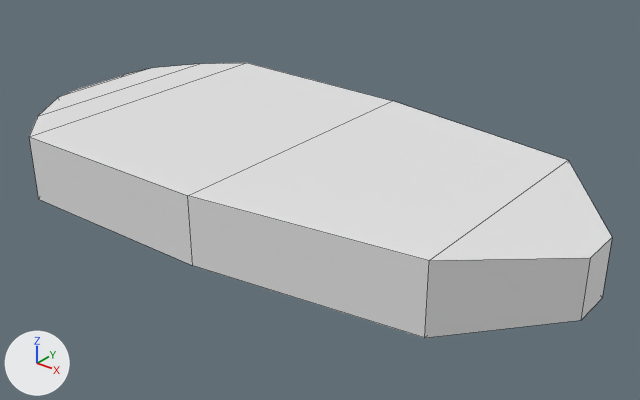
A saved change to the Blender file Assets/Models/VisionZone.blend.
Both versions are drawn from a 50 mm lens placed at (40.0, -29.3, 17.8), pointed at (16.3, 0.3, -0.6). The lights are fixed; the arrows at lower left show +X, +Y and +Z. Mesh edges are drawn as thin lines.

Objects in the first picture: 'VisionZone'.
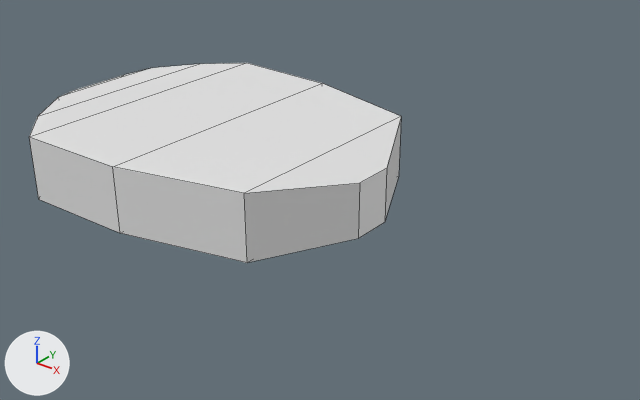
The change in detail:
me_cube_001 has 32 vertices, 30 faces and spans x 0.0..30.0, y -7.5..7.5, z -1.9..1.4.
me_cube_001 is used by ob_visionzone; location (0.0, 0.0, 0.86).
me_cube_001 part 1: all 12 vertices in x 15.5..30.0, y -7.3..7.3, z -1.9..1.4 are scaled about their middle by (0.6, 1, 1), then moved by (-7.6, 0.0, 0.0).

Location of each change, (x1, y1, x2, y2) in pixels of the pictures (640 x 400 px):
'VisionZone', reshaped (36% narrower, 27% shorter)
    before: (29, 63, 612, 338)
    after: (29, 63, 401, 263)
